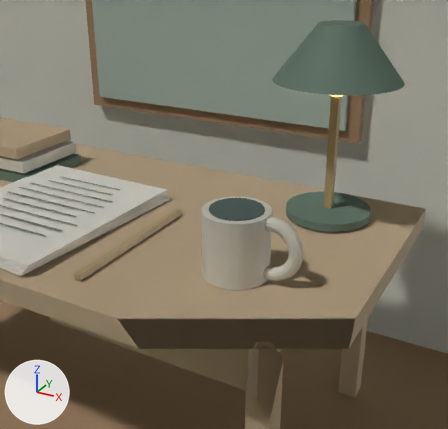
A saved change to the glTF model assets/nordic/refuge-walkthrough.glb.
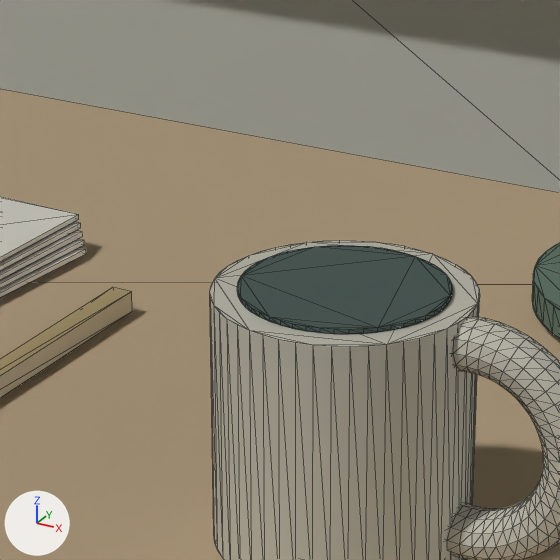
Each version appears first from a 50 mm camera at (4.513, -0.937, 2.548) aimed at (3.69, 0.56, 1.8), and next in a close-up on the part from 33% to 65% of the width and 31% to 65% of the height. The axes (+X, +Y, +Z) are drawn at lower left. The lights are the same throughout. The first two pictures are the older version. The close-ups show mesh edges as thin lines. Everything nearer to the camera than a plane just in front of the edit is cut away. Where no turn or scale is listed for an object, it has been applied to the vertices.

In view in the first close-up: 'Back wall', 'Interior Ceramic mug', 'Interior Coffee', 'Interior Lamp foot', 'Interior Manuscript page', 'Interior Manuscript page.001', 'Interior Manuscript page.002', 'Interior Manuscript page.003', 'Interior Manuscript page.004', 'Interior Mug handle', 'Interior Oak desktop', 'Interior Pencil'.
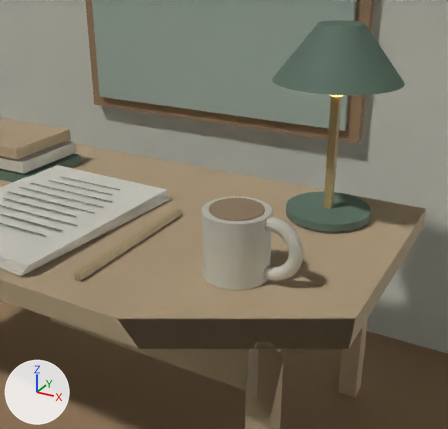
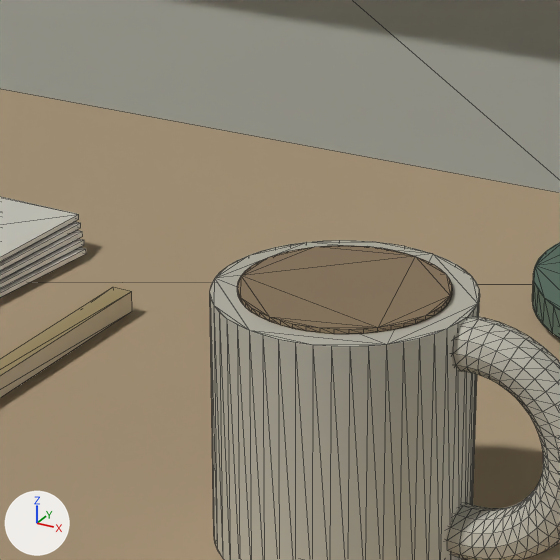
Edits to the bpy script that builds the scene:
```text
Add mat_coffee:
    mat_coffee = principled_material('Coffee')
    mat_coffee.base_color = (0.402, 0.292, 0.181)  # beige #aa9376
    mat_coffee.roughness = 0.7
Change me_cylinder_004:
    where me_cylinder_004.from_pydata(...)  # 96 vertices, 188 faces; spans x -0.084..0.084, y -0.084..0.084, z -0.002..0.002
    remove me_cylinder_004.materials.append(mat_charcoal_standing_seam)  # greyish cyan #556965
    add me_cylinder_004.materials.append(mat_coffee)  # beige #aa9376
```

Boxes (x1, y1, x2, y2) around the edits, measured in the close-ups (560 x 560 px):
'Interior Coffee', recoloured (greyish cyan to beige): (237, 245, 452, 334) in both
